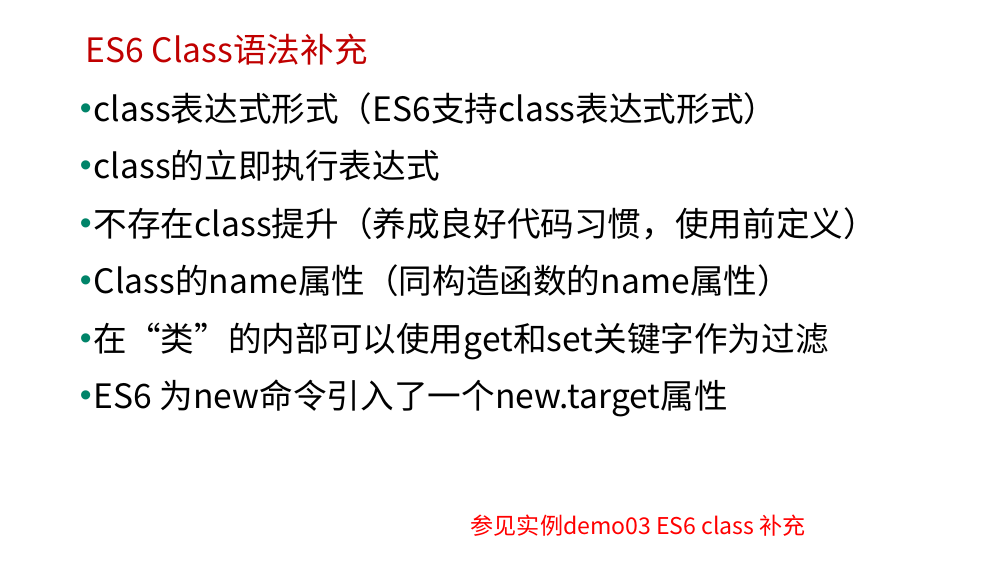
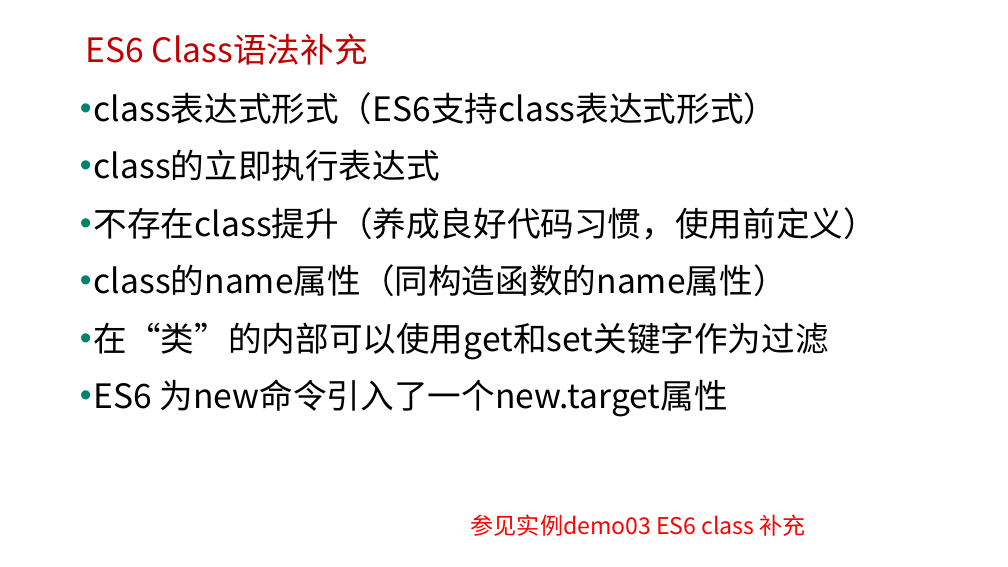
Before and after one commit to edu2act/course-javascript-advanced, a slide deck: slide 6 of 课程PPT/32.ES6中的Class与修饰器.pptx. Drawn at 1008x567 pixels with LibreOffice and Linux fonts; fonts in the diff are those of the drawing; background and template pictures are left out. Boxes give left, top, right and bottom in pixels: in the first picture for what was removed or moved away, otherwise in the second. Text is boxed around its words. In the diff, an @@ line names an element or a change of style, - is before the commit and + after.

```diff
--- a/课程PPT/32.ES6中的Class与修饰器.pptx
+++ b/课程PPT/32.ES6中的Class与修饰器.pptx
@@ text at (94,264,787,296): text changed @@
-• Class的name属性（同构造函数的name属性）
+• class的name属性（同构造函数的name属性）
```
Also in this commit, not shown: 2 other slides changed, 5 other files.
